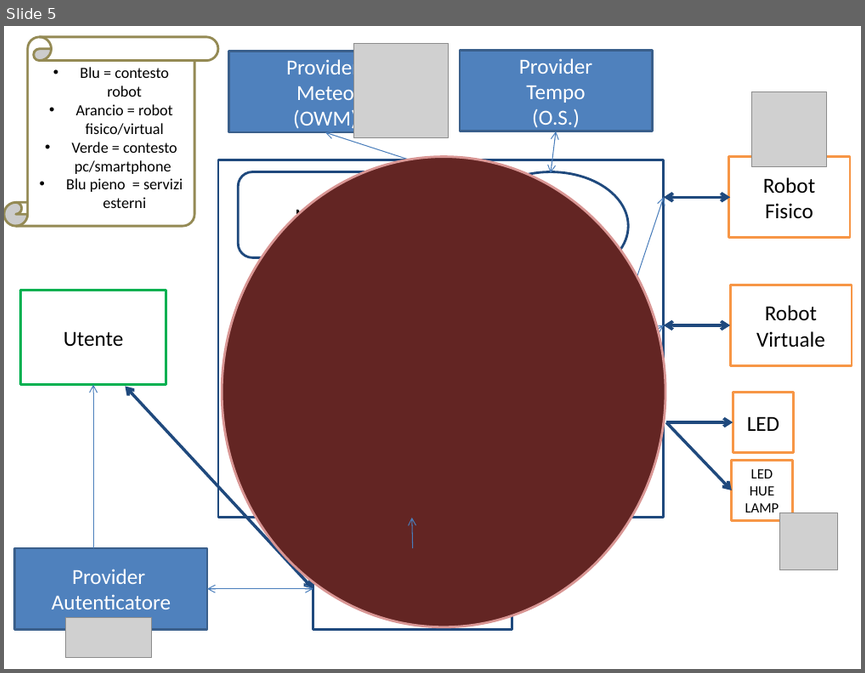
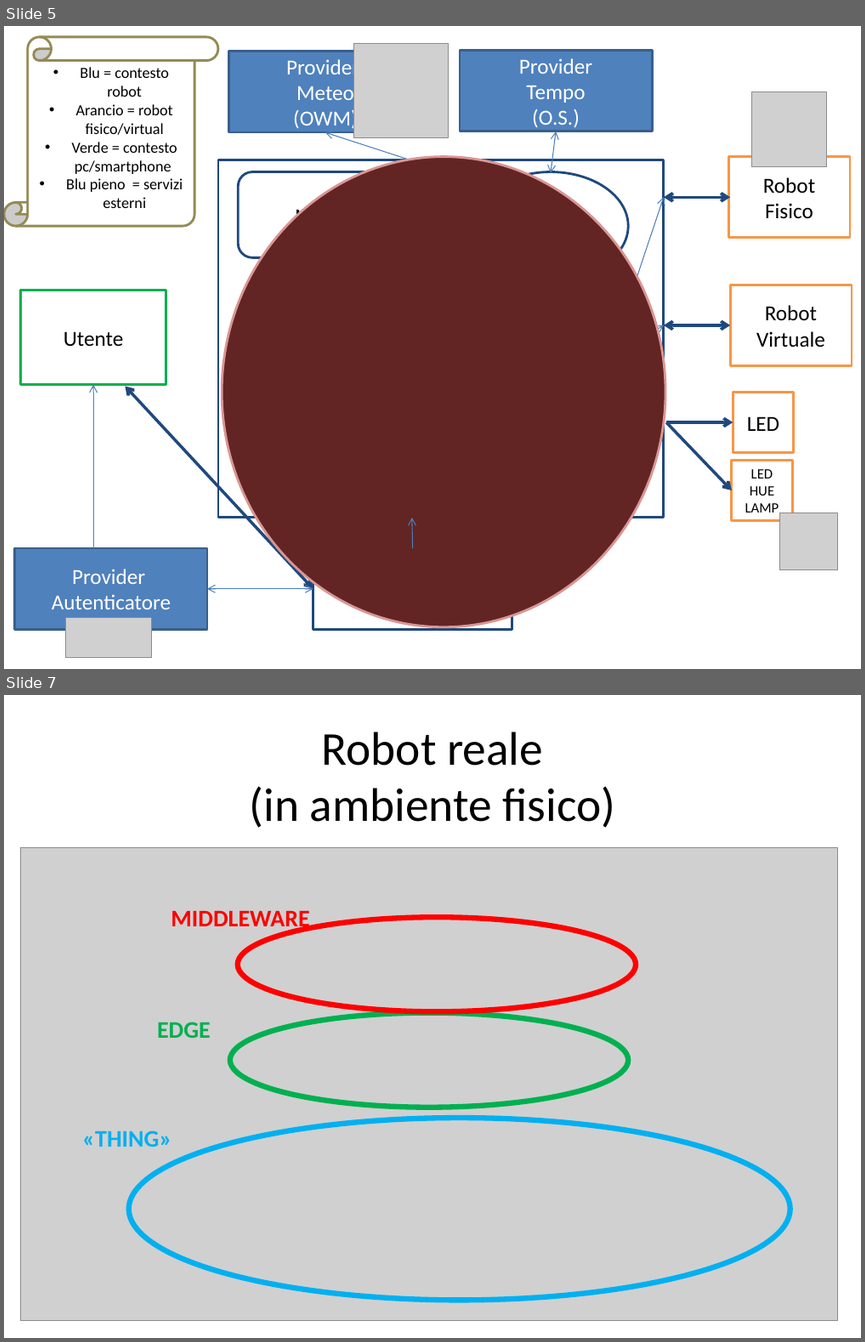
Before and after one commit to FraGio/iss2018, a slide deck: ArchitetturaInformale/ArchGen.pptx. Shown one above the other, each under a label of ours: slide 5 before the commit, slides 5 and 7 after it; the slides between them are not shown. The pictures are 865x673 and 865x1342 pixels, drawn with LibreOffice and Linux fonts; fonts in the diff are those of the drawing; grey boxes stand for pictures. Boxes give left, top, right and bottom in pixels: in the first picture for what was removed or moved away, otherwise in the second. Text is boxed around its words. In the diff, an @@ line names an element or a change of style, - is before the commit and + after.

```diff
--- a/ArchitetturaInformale/ArchGen.pptx
+++ b/ArchitetturaInformale/ArchGen.pptx
@@ slide 7 added at (x1=4, y1=695, x2=861, y2=1338), background #FFFFFF @@
@@ title added at (x1=250, y1=732, x2=615, y2=828), 39.6 pt, text #000000 @@
+Robot reale
+(in ambiente fisico)
@@ picture added at (x1=21, y1=847, x2=838, y2=1321) @@
@@ text added at (x1=171, y1=911, x2=309, y2=931), 20 pt, text #FF0000, bold @@
+MIDDLEWARE
@@ ellipse added at (x1=238, y1=917, x2=636, y2=1011), outline #FF0000 4.5 pt @@
@@ text added at (x1=157, y1=1021, x2=211, y2=1038), 20 pt, text #00B050, bold @@
+EDGE
@@ ellipse added at (x1=230, y1=1013, x2=629, y2=1107), outline #00B050 4.5 pt @@
@@ ellipse added at (x1=129, y1=1117, x2=790, y2=1300), outline #00B0F0 4.5 pt @@
@@ text added at (x1=82, y1=1130, x2=171, y2=1146), 20 pt, text #00B0F0, bold @@
+«THING»
```
Also in this commit, not shown: 1 other slide added.
